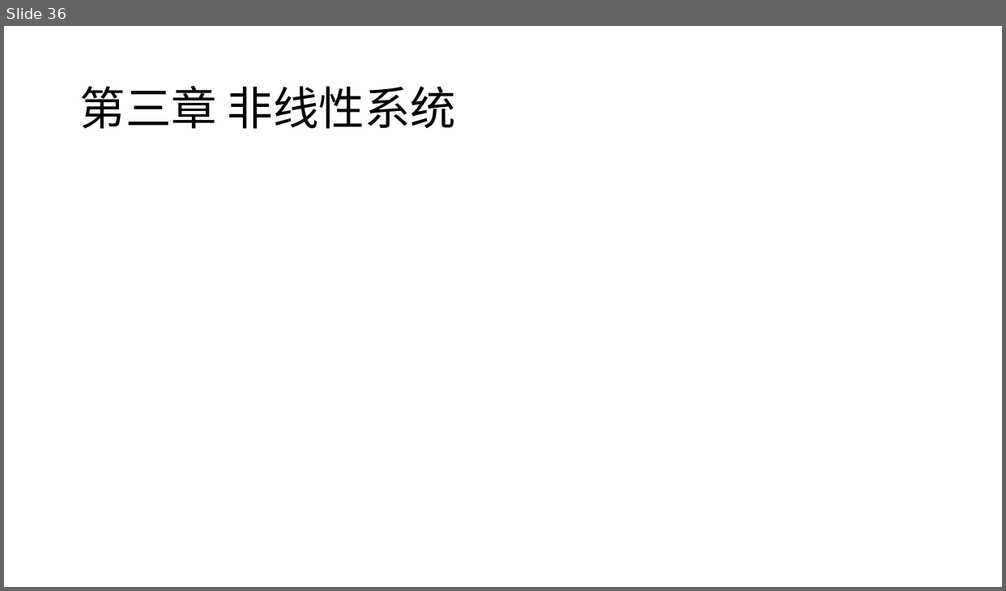
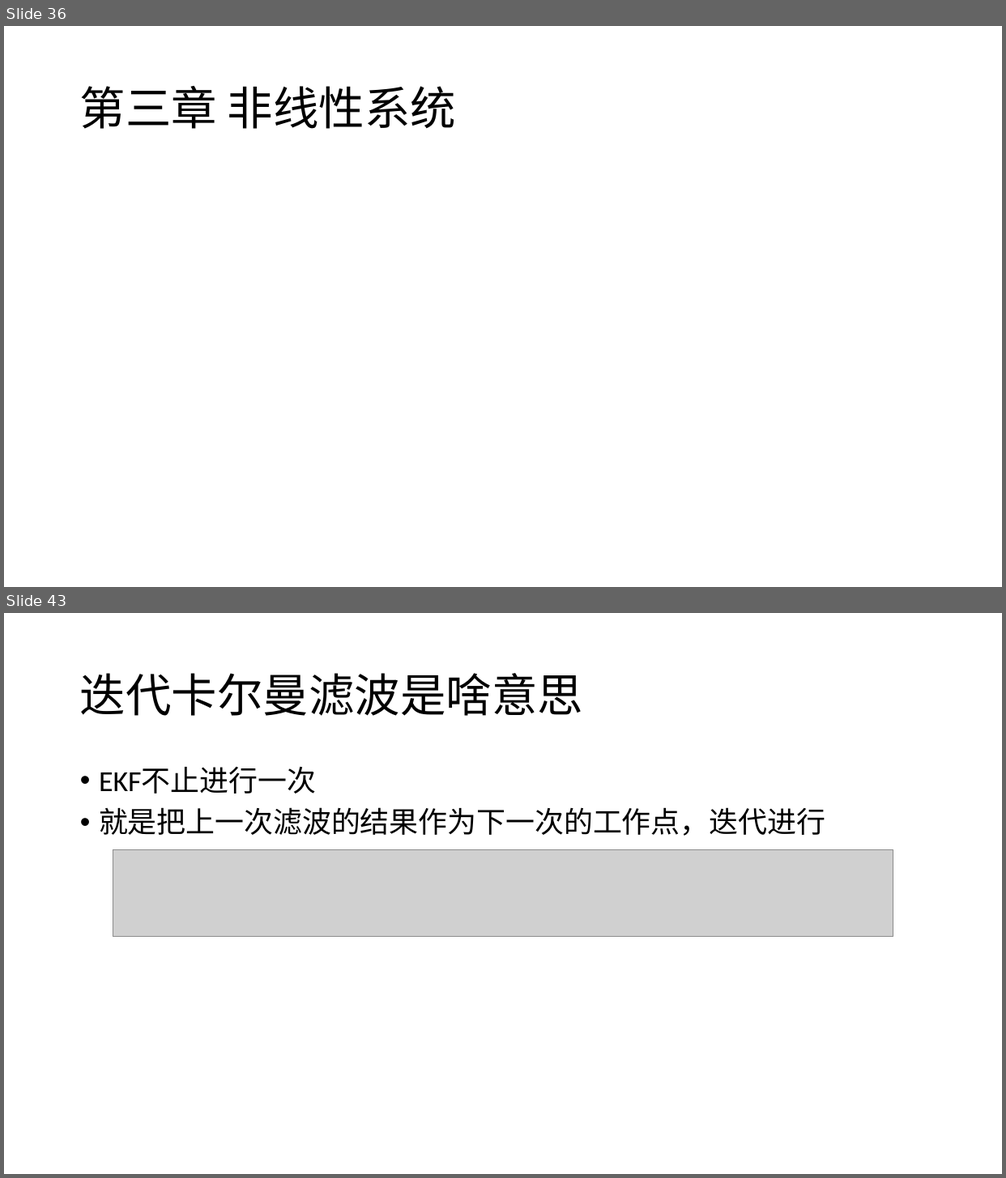
Before and after one commit to CR7dongfeng/State-Estimation, a slide deck: 问题检索清单.pptx. Shown one above the other, each under a label of ours: slide 36 before the commit, slides 36 and 43 after it; the slides between them are not shown. The pictures are 1006x591 and 1006x1178 pixels, drawn with LibreOffice and Linux fonts; fonts in the diff are those of the drawing; grey boxes stand for pictures. Boxes give left, top, right and bottom in pixels: in the first picture for what was removed or moved away, otherwise in the second. Text is boxed around its words. In the diff, an @@ line names an element or a change of style, - is before the commit and + after.

```diff
--- a/问题检索清单.pptx
+++ b/问题检索清单.pptx
@@ slide 43 added at <box>4,613,1002,1174</box>, background #FFFFFF @@
@@ title added at <box>80,673,583,716</box>, 44 pt, text #000000 @@
+迭代卡尔曼滤波是啥意思
@@ text added at <box>99,767,825,836</box>, 28 pt, text #000000 @@
+• EKF不止进行一次
+• 就是把上一次滤波的结果作为下一次的工作点，迭代进行
@@ picture added at <box>113,850,893,937</box> @@
```
Also in this commit, not shown: 8 slides changed, 11 other slides added.
